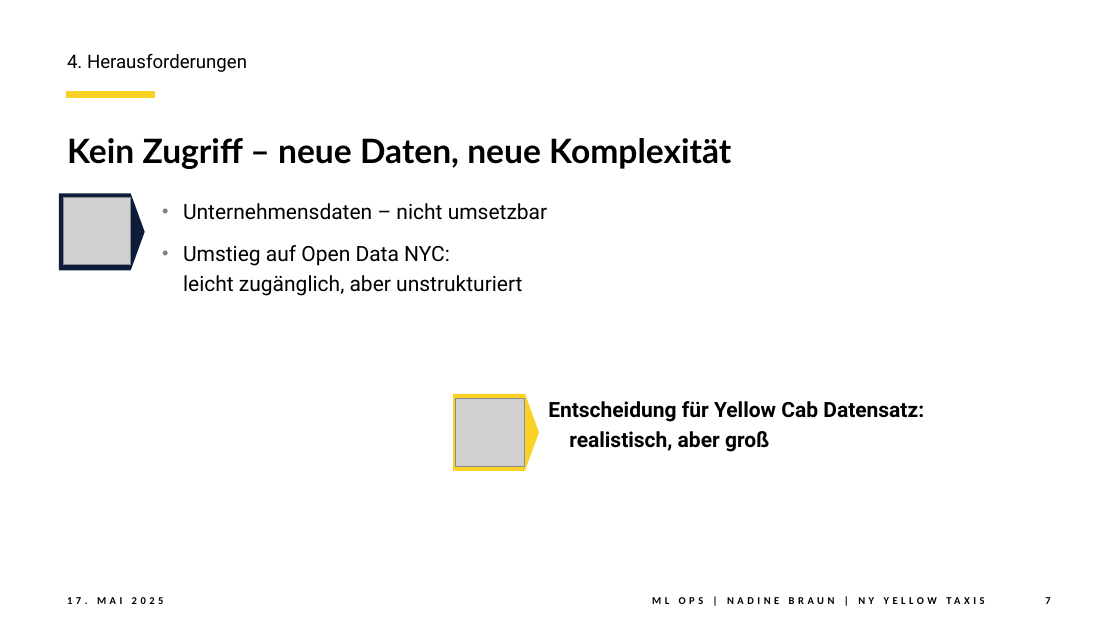
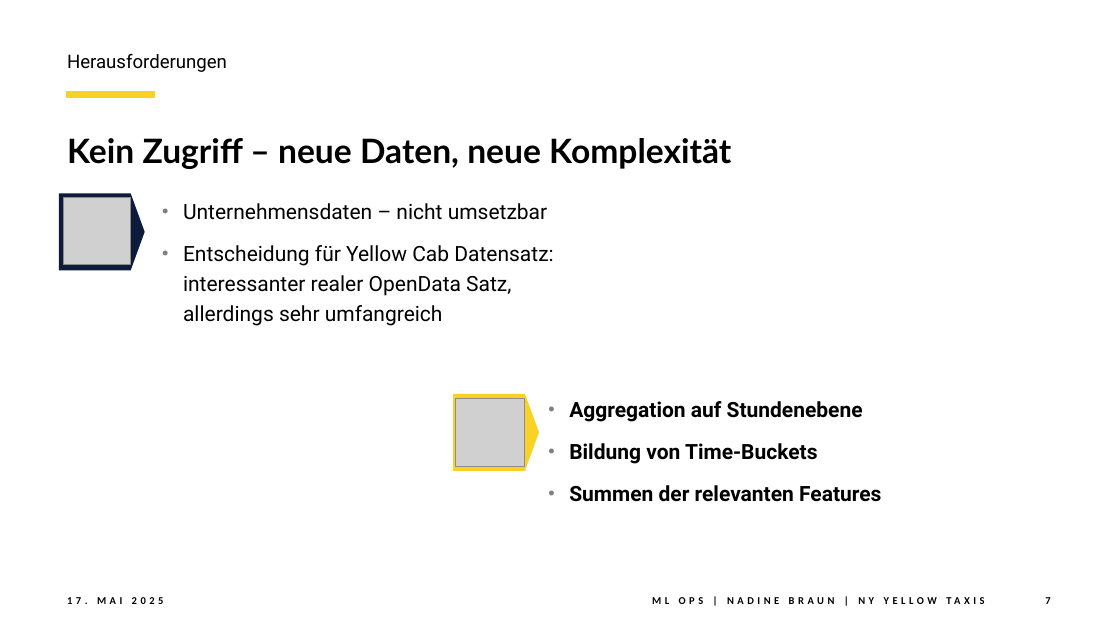
Before and after one commit to NadineBraun/MLOpsnb155, a slide deck: slide 7 of ML_Ops_NYYellowTaxi_nb155.pptx. Drawn at 1120x630 pixels with LibreOffice and Linux fonts; fonts in the diff are those of the drawing; grey boxes stand for pictures. Boxes give left, top, right and bottom in pixels: in the first picture for what was removed or moved away, otherwise in the second. Text is boxed around its words. In the diff, an @@ line names an element or a change of style, - is before the commit and + after.

```diff
--- a/ML_Ops_NYYellowTaxi_nb155.pptx
+++ b/ML_Ops_NYYellowTaxi_nb155.pptx
@@ text at <box>67,54,227,72</box>: text changed @@
-4. Herausforderungen
+Herausforderungen
@@ text at <box>183,245,553,326</box>: text changed @@
-• Umstieg auf Open Data NYC:
-  leicht zugänglich, aber unstrukturiert
+• Entscheidung für Yellow Cab Datensatz:
+  interessanter realer OpenData Satz,
+  allerdings sehr umfangreich
@@ text at <box>569,401,881,502</box>: text changed @@
-Entscheidung für Yellow Cab Datensatz:
-realistisch, aber groß
+• Aggregation auf Stundenebene
+• Bildung von Time-Buckets
+• Summen der relevanten Features
```
Also in this commit, not shown: 14 other slides changed, 1 other file.
